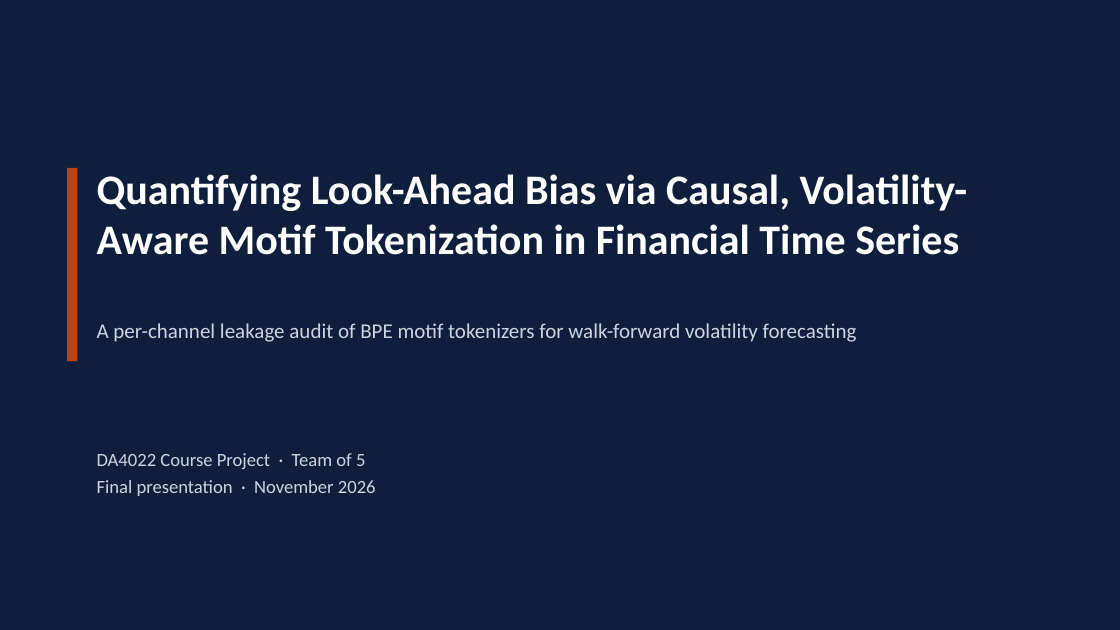
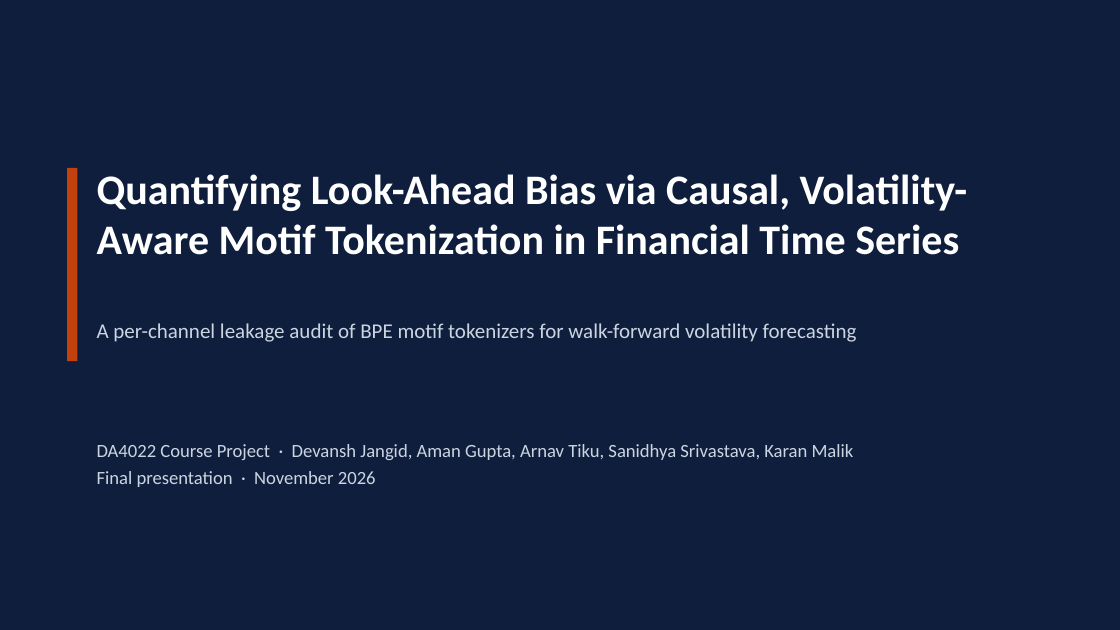
Before and after one commit to devanshjangid2005/causal-vol-tokenizer, a slide deck: slide 1 of presentation/final_presentation.pptx. Drawn at 1120x630 pixels with LibreOffice and Linux fonts; fonts in the diff are those of the drawing. Boxes give left, top, right and bottom in pixels: in the first picture for what was removed or moved away, otherwise in the second. Text is boxed around its words. In the diff, an @@ line names an element or a change of style, - is before the commit and + after.

Commit message:
Add team member names and complete bibliography references
Add all five team member names (Devansh Jangid, Aman Gupta, Arnav Tiku, Sanidhya Srivastava, Karan Malik) to FINAL_REPORT.md, README.md, and presentation/build_final_presentation.py, and rebuild presentation/final_presentation.pptx.

Complete full author lists, titles, and venues/arXiv IDs for Götz et al. (2026), Liao et al. (2026), Meyer et al. (2025), Phan et al. (2024), and Zhang et al. (2026) in FINAL_REPORT.md.

```diff
--- a/presentation/final_presentation.pptx
+++ b/presentation/final_presentation.pptx
@@ text "DA4022 Course Project · Devansh ...": place and size @@
-text "DA4022 Course Project · Devansh ..." at <box>97,453,376,496</box>
+text "DA4022 Course Project · Devansh ..." at <box>97,444,854,487</box>
@@ text at <box>97,444,854,460</box>: text changed @@
-DA4022 Course Project · Team of 5
+DA4022 Course Project · Devansh Jangid, Aman Gupta, Arnav Tiku, Sanidhya Srivastava, Karan Malik
```
Also in this commit, not shown: 3 other files.
